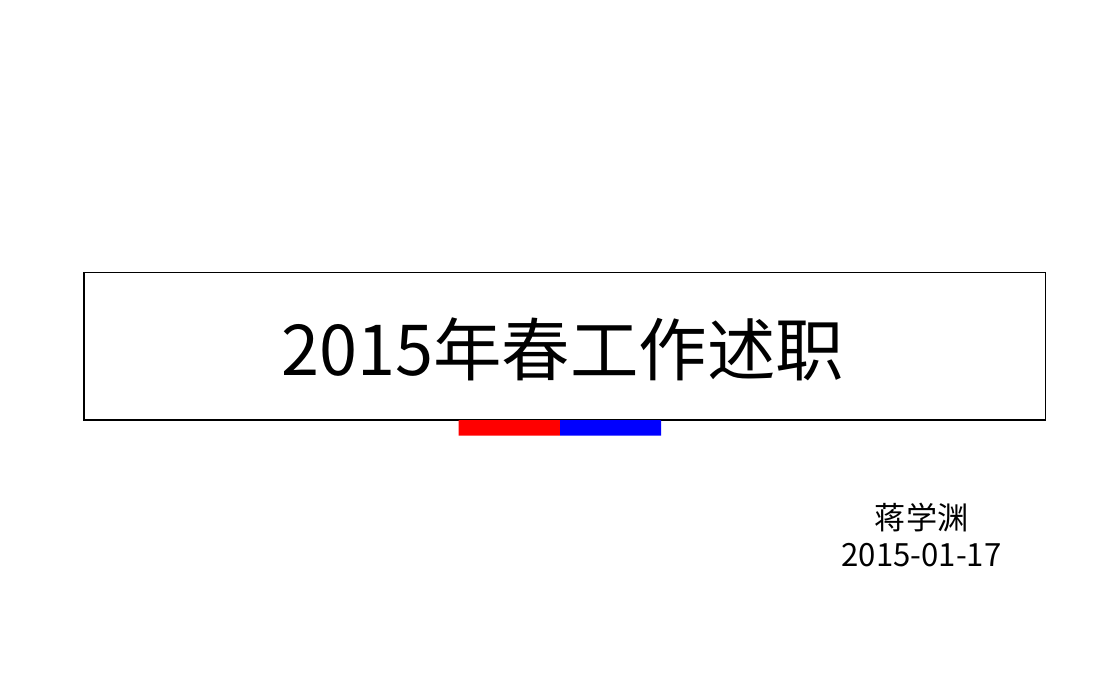
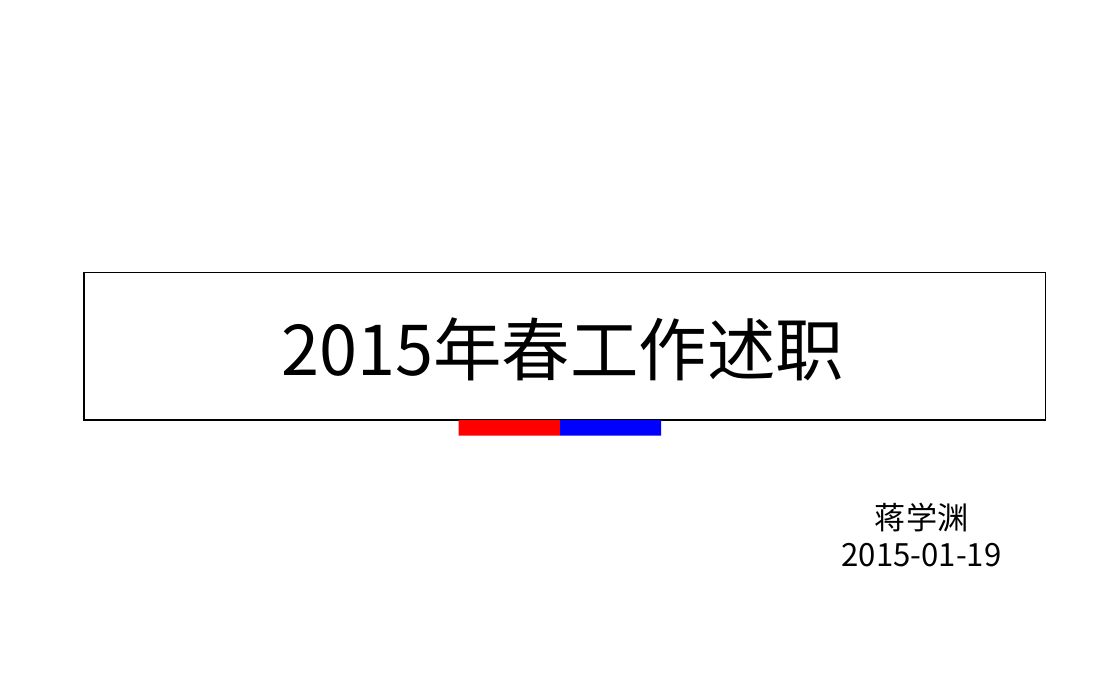
Before and after one commit to alexxyjiang/baidu-tech-report, a slide deck: slide 1 of For T5/蒋学渊_2015年春工作述职.pptx. Drawn at 1120x700 pixels with LibreOffice and Linux fonts; fonts in the diff are those of the drawing; background and template pictures are left out. Boxes give left, top, right and bottom in pixels: in the first picture for what was removed or moved away, otherwise in the second. Text is boxed around its words. In the diff, an @@ line names an element or a change of style, - is before the commit and + after.

```diff
--- a/For T5/蒋学渊_2015年春工作述职.pptx
+++ b/For T5/蒋学渊_2015年春工作述职.pptx
@@ text at [842, 542, 1002, 567]: text changed @@
-2015-01-17
+2015-01-19
```
Also in this commit, not shown: 7 other slides changed, 5 slides added, 1 slide removed, 4 other files.
